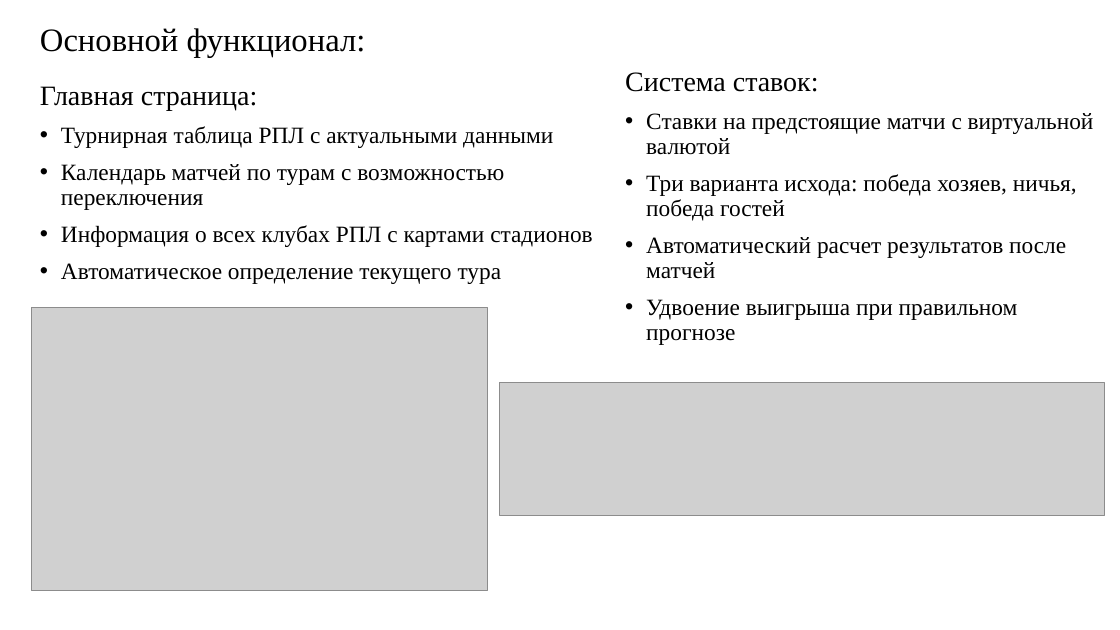
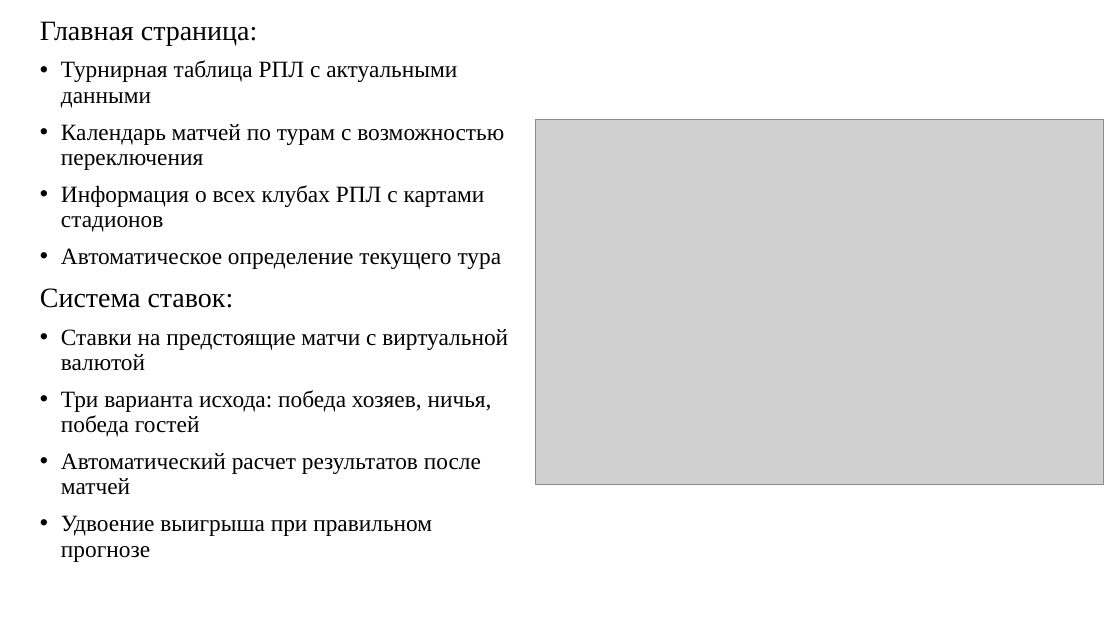
Before and after one commit to Kilmb/web, a slide deck: slide 5 of Web-main.pptx (slide 4 before the commit). Drawn at 1120x630 pixels with LibreOffice and Linux fonts; fonts in the diff are those of the drawing; grey boxes stand for pictures; background and template pictures are left out. Boxes give left, top, right and bottom in pixels: in the first picture for what was removed or moved away, otherwise in the second. Text is boxed around its words. In the diff, an @@ line names an element or a change of style, - is before the commit and + after.

```diff
--- a/Web-main.pptx
+++ b/Web-main.pptx
@@ text "Главная страница:" rewrapped from <box>40,86,592,284</box> to <box>40,21,504,269</box> @@
@@ title removed at <box>40,28,366,57</box> @@
-Основной функционал:
@@ picture added at <box>536,119,1103,484</box> @@
@@ text "Система ставок:": place and size @@
-text "Система ставок:" at <box>625,72,1094,345</box>
+text "Система ставок:" at <box>40,288,508,562</box>
@@ picture removed at <box>32,308,487,592</box> @@
@@ picture removed at <box>500,382,1105,515</box> @@
```
Also in this commit, not shown: 2 other slides changed, 2 slides added.
